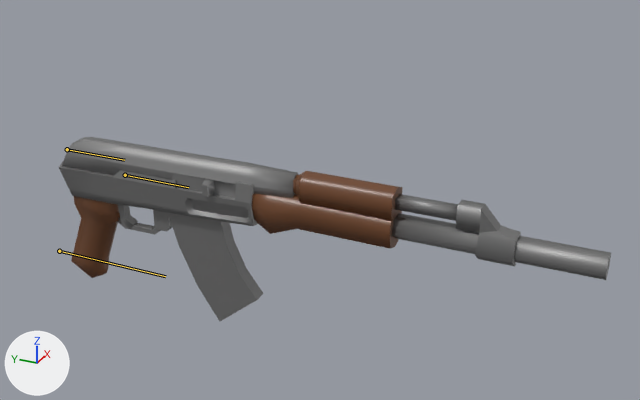
One commit to the FBX model Assets/Models/gun/ak47/ak47.fbx: the scene before it, then after it.
The view is the same before and after, from a 50 mm camera at (-4.02, -3.35, 2.34) aimed at (0.09, -1.5, 0.28). The lights are fixed; the arrows at lower left show +X, +Y and +Z. Both versions are drawn at frame 4 of the action 'shoot'; the numbers are the values there. The bones that change are drawn over the model as lines.
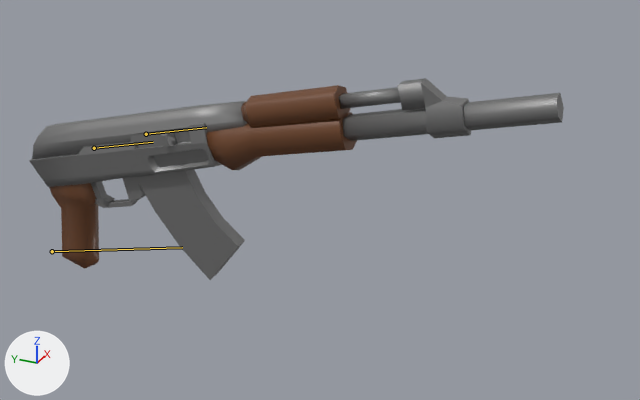
Location of each change, [x1, y1, x2, y2] in pixels of the pictures (640 x 400 px):
'Cube.003', posed (9% narrower)
    before: [62, 137, 298, 198]
    after: [32, 101, 247, 159]
'Cube.002', posed
    before: [59, 160, 258, 226]
    after: [29, 123, 222, 187]
'Cylinder', posed (28% shorter)
    before: [392, 213, 611, 280]
    after: [342, 93, 564, 141]
'Cube', posed
    before: [252, 193, 402, 249]
    after: [206, 112, 357, 170]
'Cube.007', posed (13% wider)
    before: [168, 213, 264, 321]
    after: [136, 170, 245, 280]
'Cube.005', posed (12% shorter)
    before: [293, 171, 402, 219]
    after: [241, 85, 351, 127]
'Cylinder.001', posed (14% wider, 9% shorter)
    before: [456, 200, 521, 266]
    after: [397, 78, 471, 138]
'Cube.001', posed
    before: [71, 196, 120, 278]
    after: [49, 183, 99, 269]
'Cube.006', posed (18% shorter)
    before: [395, 194, 458, 221]
    after: [338, 87, 401, 109]
'Cube.008', posed (21% shorter)
    before: [172, 173, 215, 196]
    after: [131, 130, 176, 148]
'Cube.009', posed (20% wider)
    before: [153, 210, 172, 232]
    after: [123, 177, 146, 200]
'Plane.001', posed
    before: [118, 205, 138, 228]
    after: [91, 181, 115, 207]
'Plane', posed
    before: [117, 218, 161, 235]
    after: [95, 199, 139, 208]
bone 'root', root to tip
    before: (59, 251) to (165, 276)
    after: (52, 251) to (182, 247)
bone 'ak2', root to tip
    before: (125, 175) to (188, 187)
    after: (94, 148) to (153, 142)
bone 'ak1', root to tip
    before: (67, 149) to (124, 160)
    after: (146, 134) to (206, 127)

The edits, one by one:
Bone 'root' (bone_root) moves from (0.0, 0.0, 0.0) to (-0.016, -0.065, 0.0).
Bone 'root' (bone_root) turns from (0, 0, 0) to (0, 0, -14) degrees about its own x, y and z.
Bone 'ak2' (bone_ak2) moves from (0.0, -0.293, 0.0) to (0.0, -0.243, 0.0).
Bone 'ak1' (bone_ak1) moves from (0.0, -0.866, 0.0) to (0.0, 0.0, 0.0).
